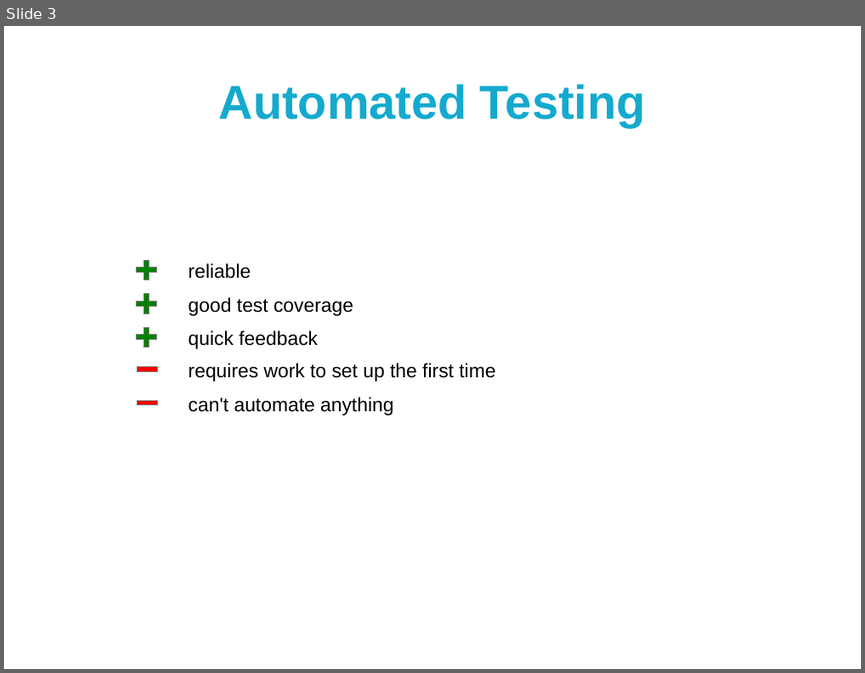
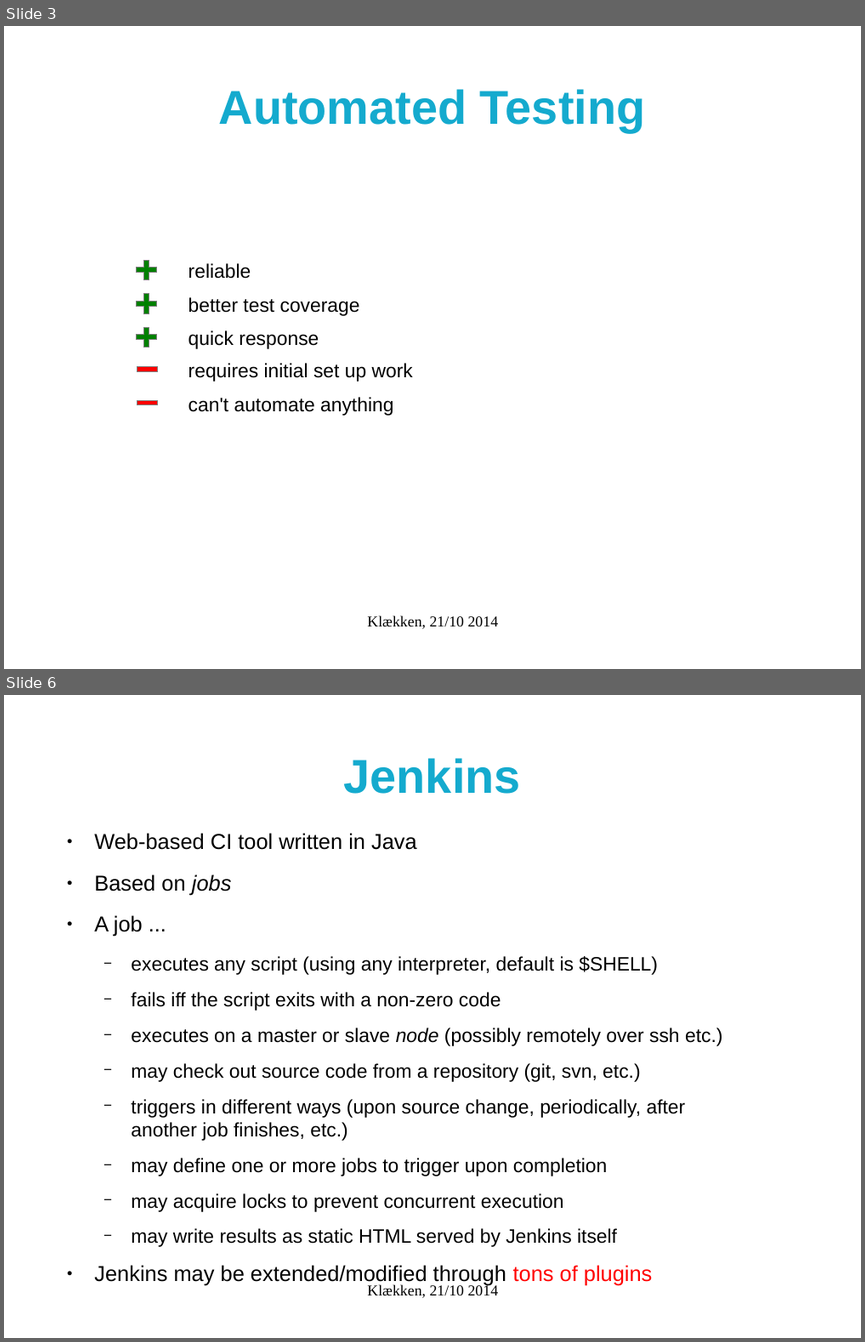
Before and after one commit to metno/mgp, a slide deck: klekken_2014/sw-testing/sw-testing.odp. Shown one above the other, each under a label of ours: slide 3 before the commit, slides 3 and 6 after it; the slides between them are not shown. The pictures are 865x673 and 865x1342 pixels, drawn with LibreOffice and Linux fonts; fonts in the diff are those of the drawing; background and template pictures are left out. Boxes give left, top, right and bottom in pixels: in the first picture for what was removed or moved away, otherwise in the second. Text is boxed around its words. In the diff, an @@ line names an element or a change of style, - is before the commit and + after.

```diff
--- a/klekken_2014/sw-testing/sw-testing.odp
+++ b/klekken_2014/sw-testing/sw-testing.odp
@@ slide 6 added at [4,695,861,1338], background #FFFFFF @@
@@ title added at [344,758,521,794], 44 pt, text #14AACE, bold @@
+Jenkins
@@ text added at [94,833,722,1247], 18 pt, text #000000 @@
+● Web-based CI tool written in Java
+● Based on jobs
+● A job ...
+  − executes any script (using any interpreter, default is $SHELL)
+  − fails iff the script exits with a non-zero code
+  − executes on a master or slave node (possibly remotely over ssh etc.)
+  − may check out source code from a repository (git, svn, etc.)
+  − triggers in different ways (upon source change, periodically, after another job finishes, etc.)
+  − may define one or more jobs to trigger upon completion
+  − may acquire locks to prevent concurrent execution
+  − may write results as static HTML served by Jenkins itself
+● Jenkins may be extended/modified through tons of plugins
@@ text added at [367,1284,499,1298], 14 pt, text #000000 @@
+Klækken, 21/10 2014
@@ slide 3 changed as well @@
@@ title "Automated Testing": place and size @@
-title "Automated Testing" at [219,84,645,127]
+title "Automated Testing" at [219,89,645,132]
@@ text at [188,297,360,316]: text changed @@
-good test coverage
+better test coverage
@@ text at [188,330,318,349]: text changed @@
-quick feedback
+quick response
@@ text at [188,363,413,381]: text changed @@
-requires work to set up the first time
+requires initial set up work
@@ text added at [367,615,499,629], 14 pt, text #000000 @@
+Klækken, 21/10 2014
```
Also in this commit, not shown: 4 other slides changed, 3 other slides added, 3 slides removed.
